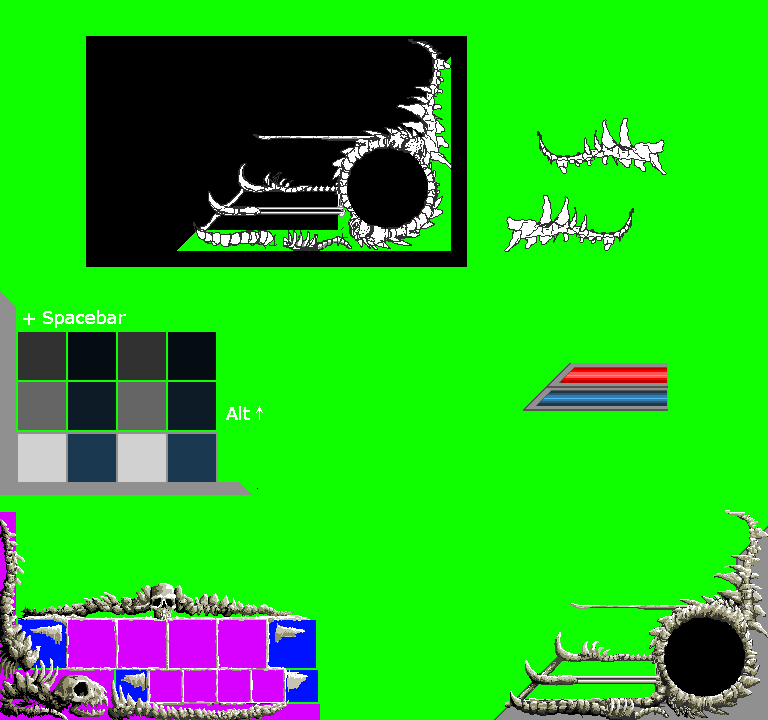
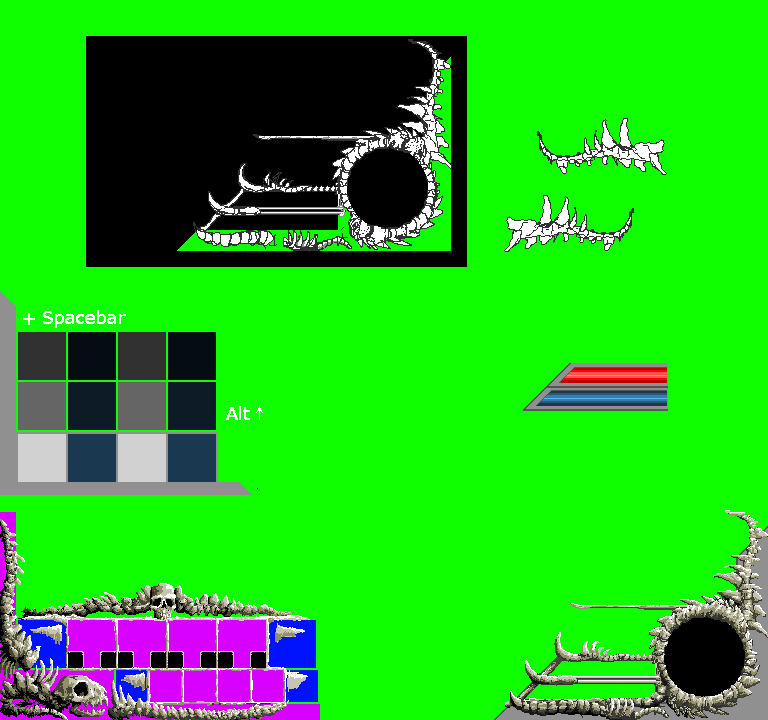
Layer changes from the first (768, 720) image to the second:
added layer "labels" above "New Layer#1" over (68, 651, 266, 668)
